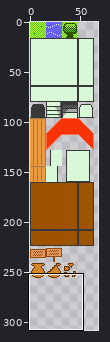
File history of a sprite sheet, asset/texture/terrain_simple.png. Above: a wide view before the commit, with the close-up outlined.
Close-up. First the earlier version:
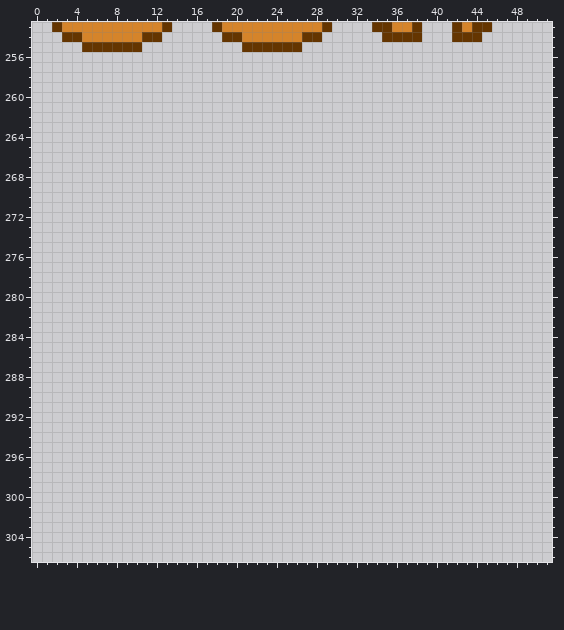
The file is 320x320 pixels. Shown: x 0..51, y 253..306. The wide view leaves out empty margins.
And afterwards:
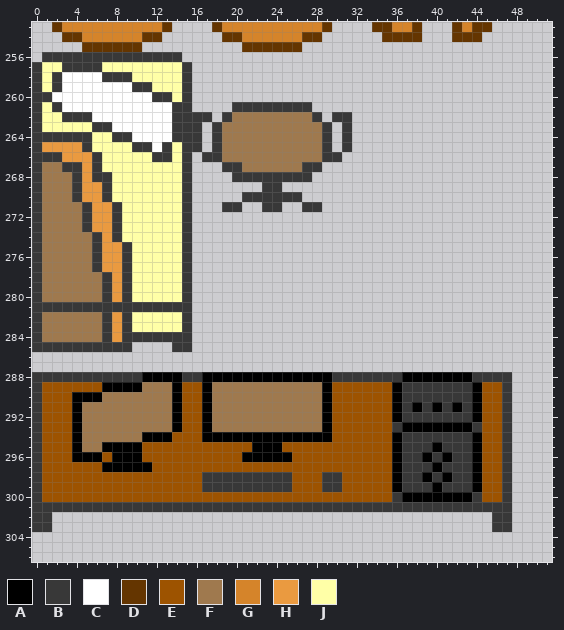
Palette (. is transparent): A #000000  B #383838  C #ffffff  D #643500  E #9d5300  F #9f794e  G #d5842a  H #ea9a40  J #ffffa7
Changes in this commit:
@@ x 0..51 @@
 255 .....DDDDDD..........DDDDDD.........................
-256 ....................................................
-257 ....................................................
-258 ....................................................
-259 ....................................................
-260 ....................................................
-261 ....................................................
-262 ....................................................
-263 ....................................................
-264 ....................................................
-265 ....................................................
-266 ....................................................
-267 ....................................................
-268 ....................................................
-269 ....................................................
-270 ....................................................
-271 ....................................................
-272 ....................................................
-273 ....................................................
-274 ....................................................
-275 ....................................................
-276 ....................................................
-277 ....................................................
-278 ....................................................
-279 ....................................................
-280 ....................................................
-281 ....................................................
-282 ....................................................
-283 ....................................................
-284 ....................................................
-285 ....................................................
+256 .BBBBBBBBBBBBBB.....................................
+257 BJJBBBBJJJJJJJJB....................................
+258 BJBCCCCBBBJJJJJB....................................
+259 BJBCCCCCCCBBJJJB....................................
+260 BBCCCCCCCCCCBBJB....................................
+261 BJBCCCCCCCCCCCBB....BBBBBBBB........................
+262 BJJBBBCCCCCCCCBBBB.BFFFFFFFFB.BB....................
+263 BJJJJJBBCCCCCCBBB.BFFFFFFFFFFB.B....................
+264 BBBBBBJJBBCCCCBBB.BFFFFFFFFFFB.B....................
+265 BHHHHBJJJJBBCBJBB.BFFFFFFFFFFB.B....................
+266 BBBHHHBJJJJJBBJB.BBFFFFFFFFFFBB.....................
+267 BFFBBHBJJJJJJJJB...BBFFFFFFBB.......................
+268 BFFFBHBBJJJJJJJB....BBBBBBBB........................
+269 BFFFBHHBJJJJJJJB.......BB...........................
+270 BFFFBHHBJJJJJJJB.....BBBBBB.........................
+271 BFFFFBHHBJJJJJJB...BB..BB..BB.......................
+272 BFFFFBHHBJJJJJJB....................................
+273 BFFFFBHHBJJJJJJB....................................
+274 BFFFFFBHBJJJJJJB....................................
+275 BFFFFFBHHBJJJJJB....................................
+276 BFFFFFBHHBJJJJJB....................................
+277 BFFFFFBHHBJJJJJB....................................
+278 BFFFFFFBHBJJJJJB....................................
+279 BFFFFFFBHBJJJJJB....................................
+280 BFFFFFFBHBJJJJJB....................................
+281 BBBBBBBBBBBBBBBB....................................
+282 BFFFFFFBHBJJJJJB....................................
+283 BFFFFFFBHBJJJJJB....................................
+284 BFFFFFFBHBBBBBBB....................................
+285 BBBBBBBBBB....BB....................................
 286 ....................................................
 287 ....................................................
-288 ....................................................
-289 ....................................................
-290 ....................................................
-291 ....................................................
-292 ....................................................
-293 ....................................................
-294 ....................................................
-295 ....................................................
-296 ....................................................
-297 ....................................................
-298 ....................................................
-299 ....................................................
-300 ....................................................
-301 ....................................................
-302 ....................................................
-303 ....................................................
+288 BBBBBBBBBBBAAAABBAAAAAAAAAAAAABBBBBBBAAAAAAABBBB....
+289 BEEEEEEAAAAFFFAEEAFFFFFFFFFFFAEEEEEEABBBBBBBAEEB....
+290 BEEEAAAFFFFFFFAEEAFFFFFFFFFFFAEEEEEEABBBBBBBAEEB....
+291 BEEEAFFFFFFFFFAEEAFFFFFFFFFFFAEEEEEEABABABABAEEB....
+292 BEEEAFFFFFFFFFAEEAFFFFFFFFFFFAEEEEEEABBBBBBBAEEB....
+293 BEEEAFFFFFFFFFAEEAFFFFFFFFFFFAEEEEEEBAAAAAAABEEB....
+294 BEEEAFFFFFFAAAEEEAAAAAAAAAAAAAEEEEEEABBBBBBBAEEB....
+295 BEEEAFFAAAAEEEEEEEEEEEAAAEEEEEEEEEEEABBBABBBAEEB....
+296 BEEEAAAEAAAEEEEEEEEEEAAAAAEEEEEEEEEEABBABABBAEEB....
+297 BEEEEEEAAAAAEEEEEEEEEEEEEEEEEEEEEEEEABBBABBBAEEB....
+298 BEEEEEEEEEEEEEEEEBBBBBBBBBEEEBBEEEEEABBABABBAEEB....
+299 BEEEEEEEEEEEEEEEEBBBBBBBBBEEEBBEEEEEABBBABBBAEEB....
+300 BEEEEEEEEEEEEEEEEEEEEEEEEEEEEEEEEEEEBAAAAAAABEEB....
+301 BBBBBBBBBBBBBBBBBBBBBBBBBBBBBBBBBBBBBBBBBBBBBBBB....
+302 BB............................................BB....
+303 BB............................................BB....
 304 ....................................................
Pixel boxes of the changes (left, top, right, bottom) in both close-ups:
added: (32, 52, 512, 532)
